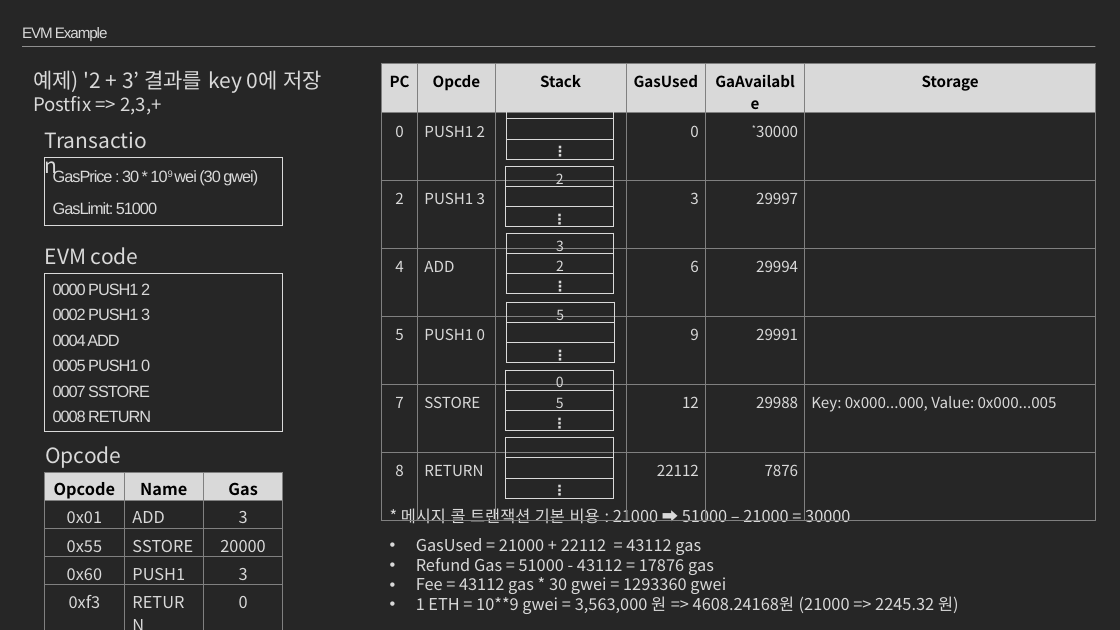
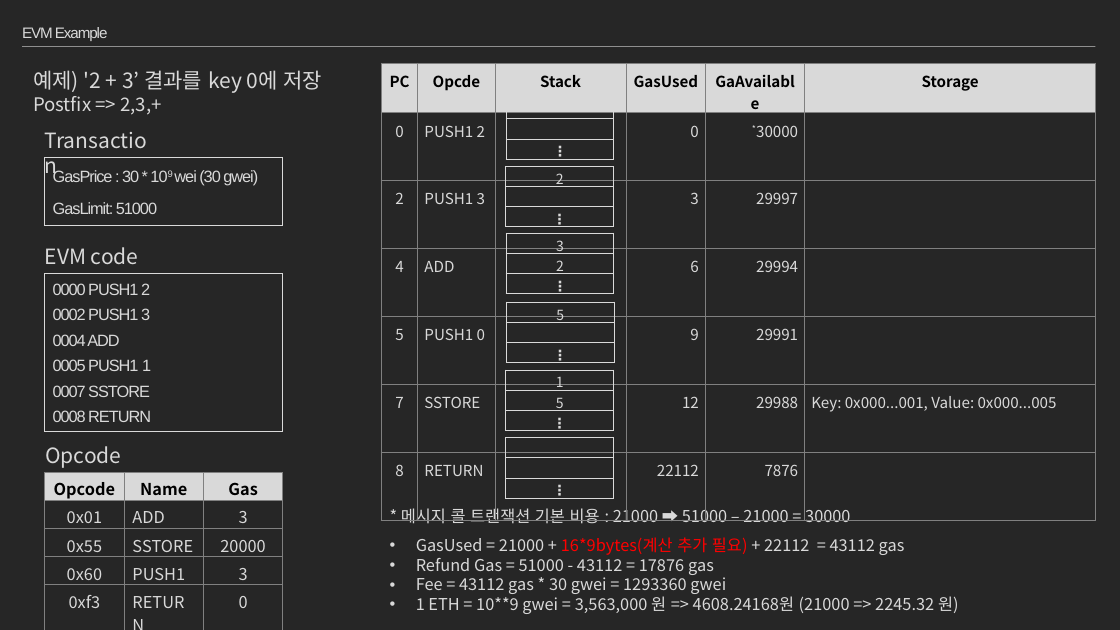
Before and after one commit to moss0801/blockchain-doc, a slide deck: slide 56 of General/Blockchain Part2.pptx. Drawn at 1120x630 pixels with LibreOffice and Linux fonts; fonts in the diff are those of the drawing. Boxes give left, top, right and bottom in pixels: in the first picture for what was removed or moved away, otherwise in the second. Text is boxed around its words. In the diff, an @@ line names an element or a change of style, - is before the commit and + after.

```diff
--- a/General/Blockchain Part2.pptx
+++ b/General/Blockchain Part2.pptx
@@ table at box(381, 63, 1096, 502) @@
-row 6, column 6: Key: 0x000...000, Value: 0x000...005
+row 6, column 6: Key: 0x000...001, Value: 0x000...005
@@ text in rectangle at box(53, 359, 151, 371): text changed @@
-0005 PUSH1 0
+0005 PUSH1 1
@@ table at box(506, 371, 613, 431) @@
-row 1, column 1: 0
+row 1, column 1: 1
@@ text at box(416, 537, 905, 555): text changed @@
-• GasUsed = 21000 + 22112 = 43112 gas
+• GasUsed = 21000 + 16*9bytes(계산 추가 필요) + 22112 = 43112 gas
```
Also in this commit, not shown: 14 other slides changed, 19 slides added, 11 slides removed.
